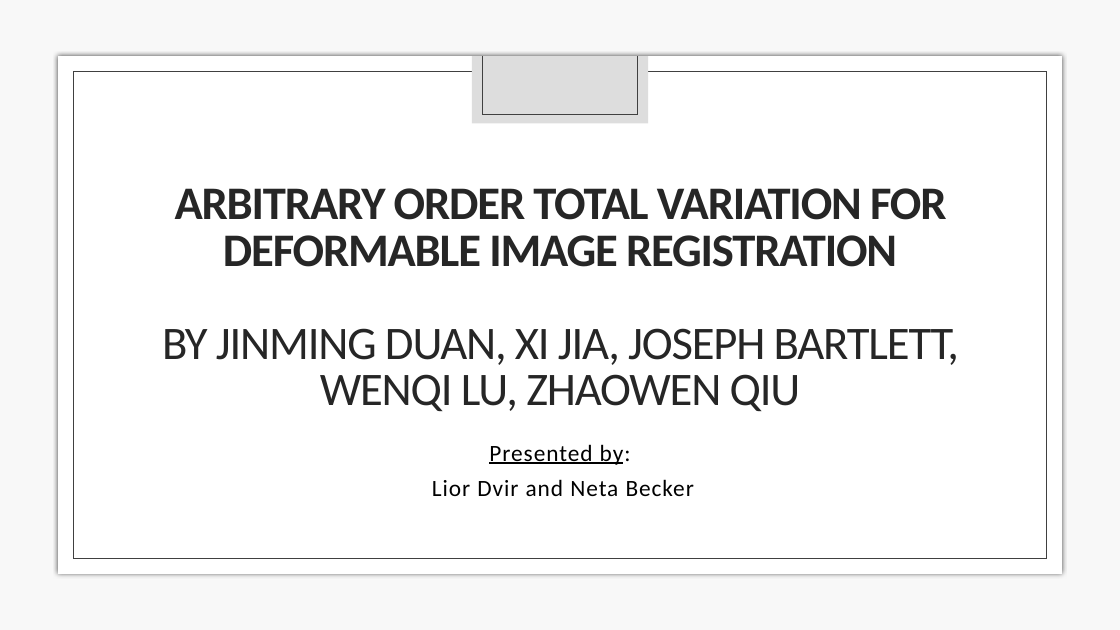
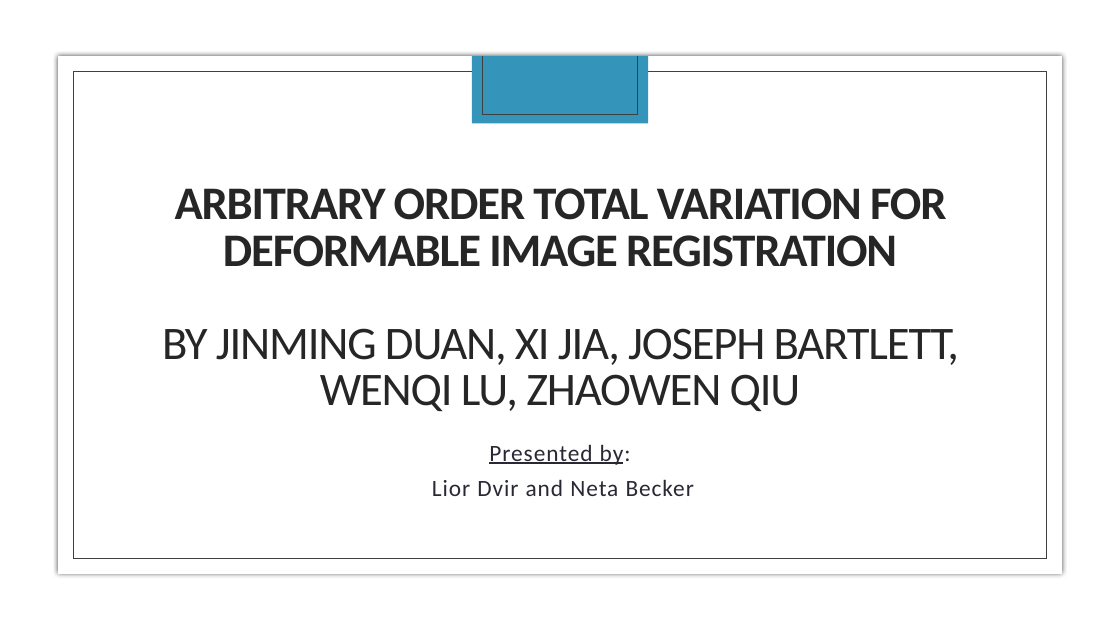
Before and after one commit to liordvir/AOTV, a slide deck: slide 1 of updated_presentation.pptx. Drawn at 1120x630 pixels with LibreOffice and Linux fonts; fonts in the diff are those of the drawing; background and template pictures are left out. Boxes give left, top, right and bottom in pixels: in the first picture for what was removed or moved away, otherwise in the second. Text is boxed around its words. In the diff, an @@ line names an element or a change of style, - is before the commit and + after.

```diff
--- a/updated_presentation.pptx
+++ b/updated_presentation.pptx
@@ rectangle at <box>0,0,1120,630</box>: fill #F8F8F8 to #FFFFFF @@
@@ rectangle at <box>472,56,649,124</box>: fill #DDDDDD to #3494BA @@
@@ subtitle "Presented by:" at <box>432,444,694,496</box>: text colour #000000 to #292834 @@
```
Also in this commit, not shown: 11 other slides changed, 1 slide added, 1 slide removed, 1 other file.
